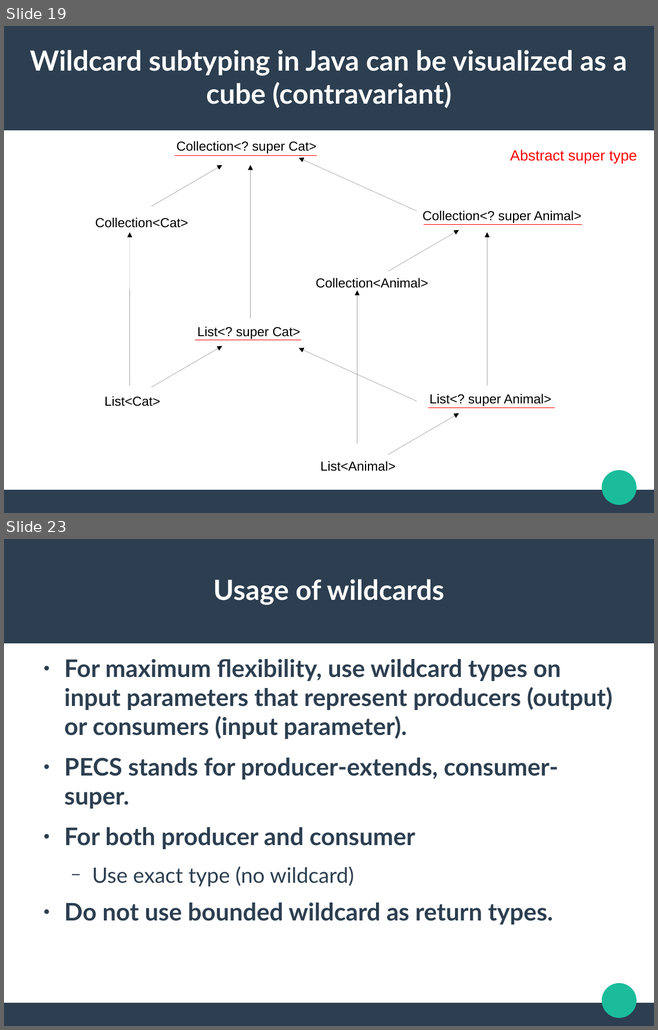
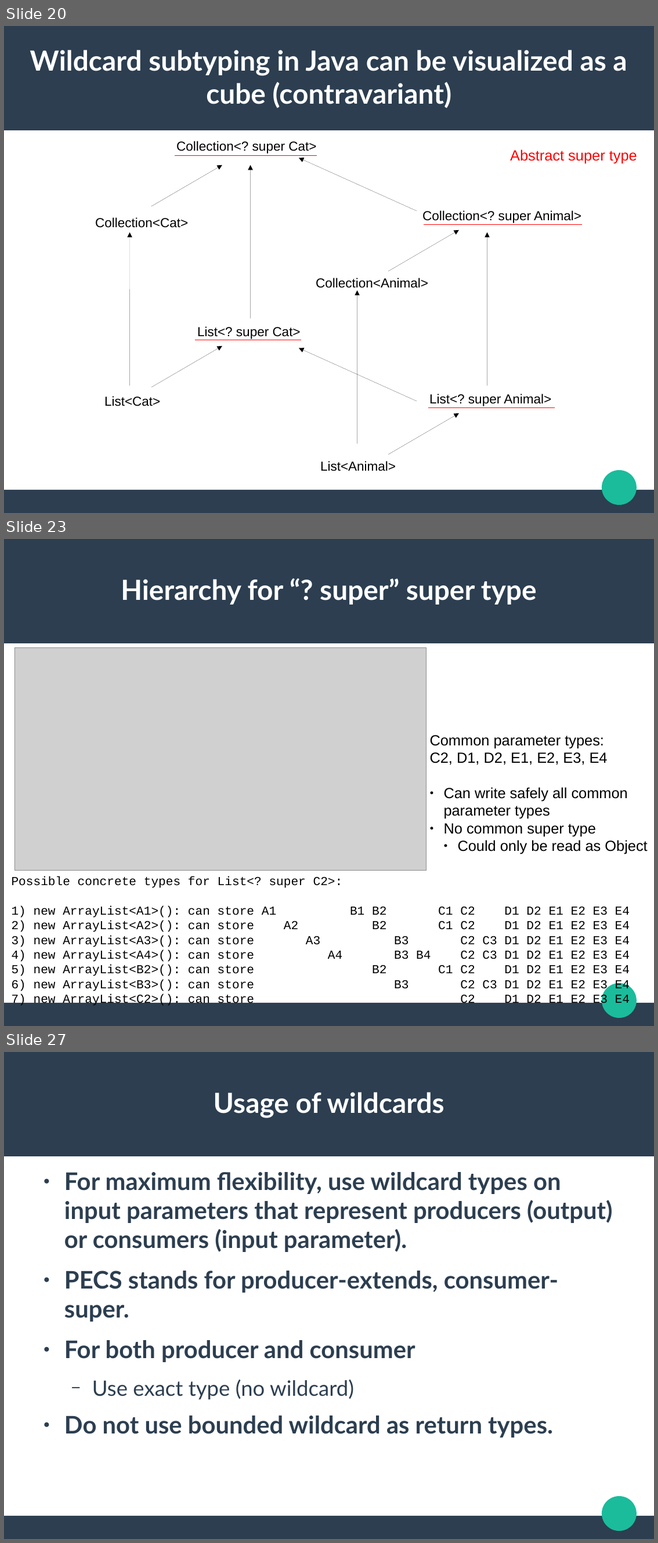
Before and after one commit to jldelarbre/lectureNotes, a slide deck: Slides/specialIssues/si1/ParameterizedTypes.odp. Shown one above the other, each under a label of ours: slides 19 and 23 before the commit, slides 20, 23 and 27 after it; the slides between them are not shown. The pictures are 658x1030 and 658x1543 pixels, drawn with LibreOffice and Linux fonts; fonts in the diff are those of the drawing; grey boxes stand for pictures. Boxes give left, top, right and bottom in pixels: in the first picture for what was removed or moved away, otherwise in the second. Text is boxed around its words. In the diff, an @@ line names an element or a change of style, - is before the commit and + after.

```diff
--- a/Slides/specialIssues/si1/ParameterizedTypes.odp
+++ b/Slides/specialIssues/si1/ParameterizedTypes.odp
@@ slide 23 added at (4,539,654,1026), background #FFFFFF; not listed: 3 template elements that a slide beside it also shows @@
@@ title added at (121,578,536,605), 33.9 pt, text #FFFFFF, bold @@
+Hierarchy for “? super” super type
@@ picture added at (15,648,427,871) @@
@@ text added at (430,735,647,855), 18 pt, text #000000 @@
+Common parameter types:
+C2, D1, D2, E1, E2, E3, E4
+● Can write safely all common parameter types
+● No common super type
+  ● Could only be read as Object
@@ text added at (12,877,629,1007), 15 pt, text #000000 @@
+Possible concrete types for List<? super C2>:
+1) new ArrayList<A1>(): can store A1 B1 B2 C1 C2 D1 D2 E1 E2 E3 E4
+2) new ArrayList<A2>(): can store A2 B2 C1 C2 D1 D2 E1 E2 E3 E4
+3) new ArrayList<A3>(): can store A3 B3 C2 C3 D1 D2 E1 E2 E3 E4
+4) new ArrayList<A4>(): can store A4 B3 B4 C2 C3 D1 D2 E1 E2 E3 E4
+5) new ArrayList<B2>(): can store B2 C1 C2 D1 D2 E1 E2 E3 E4
+6) new ArrayList<B3>(): can store B3 C2 C3 D1 D2 E1 E2 E3 E4
+7) new ArrayList<C2>(): can store C2 D1 D2 E1 E2 E3 E4
@@ what was slide 19 is now slide 20 @@
@@ what was slide 23 is now slide 27 @@
```
Also in this commit, not shown: 10 slides changed, 4 other slides added, 8 other files.
